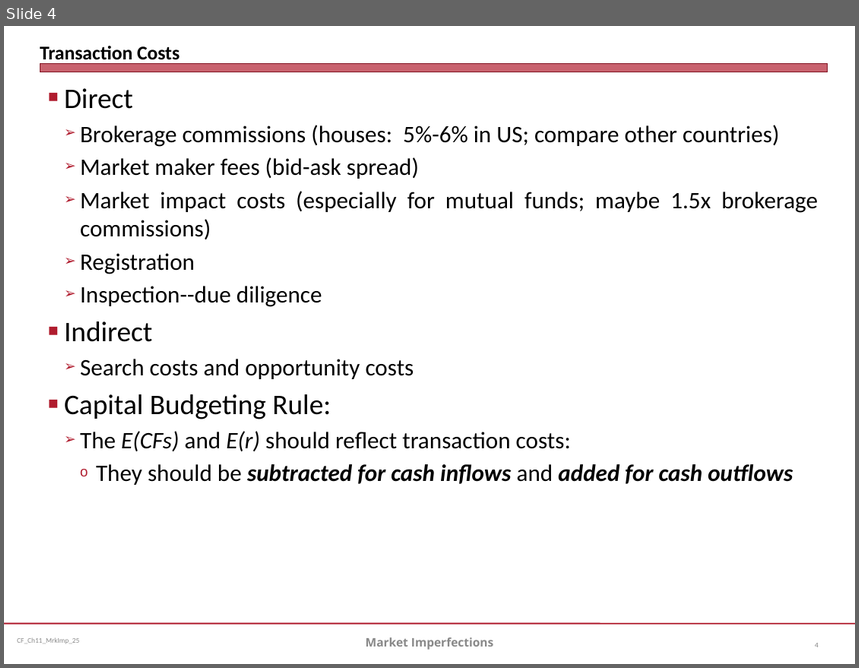
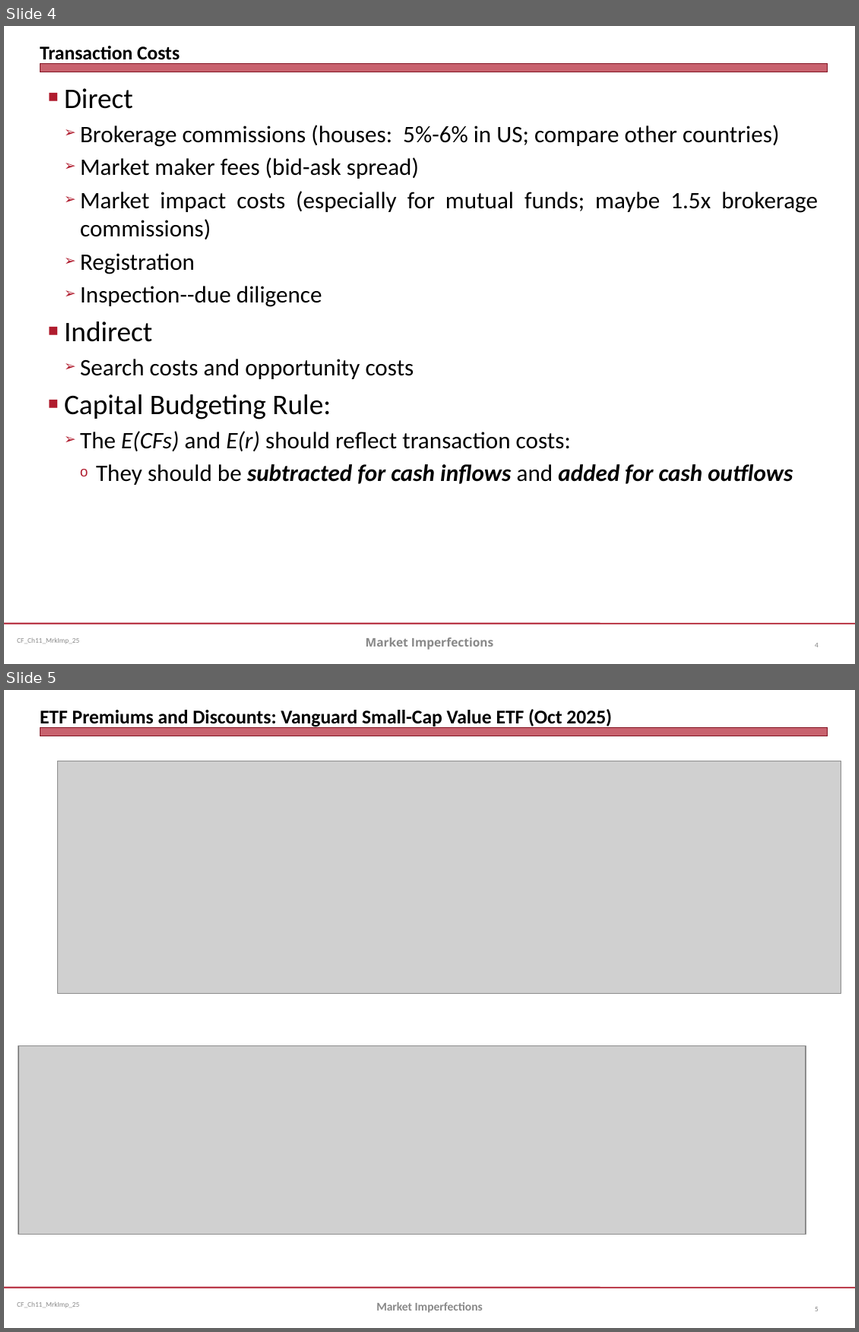
Before and after one commit to jmc877/Corporate-Finance, a slide deck: slides/CF_Ch11_MrkImp_25.pptx. Shown one above the other, each under a label of ours: slide 4 before the commit, slides 4 and 5 after it. The pictures are 859x668 and 859x1332 pixels, drawn with LibreOffice and Linux fonts; fonts in the diff are those of the drawing; grey boxes stand for pictures. Boxes give left, top, right and bottom in pixels: in the first picture for what was removed or moved away, otherwise in the second. Text is boxed around its words. In the diff, an @@ line names an element or a change of style, - is before the commit and + after.

```diff
--- a/slides/CF_Ch11_MrkImp_25.pptx
+++ b/slides/CF_Ch11_MrkImp_25.pptx
@@ slide 5 added at (x1=4, y1=690, x2=855, y2=1328), background #FFFFFF; not listed: 3 template elements that a slide beside it also shows @@
@@ title added at (x1=40, y1=709, x2=612, y2=728), 16.5 pt, text #000000, bold @@
+ETF Premiums and Discounts: Vanguard Small-Cap Value ETF (Oct 2025)
@@ picture added at (x1=58, y1=761, x2=841, y2=994) @@
@@ picture added at (x1=18, y1=1046, x2=806, y2=1235) @@
@@ text added at (x1=376, y1=1303, x2=483, y2=1313), 10 pt, text #898989, bold @@
+Market Imperfections
@@ page number added at (x1=815, y1=1307, x2=819, y2=1312), 6 pt, text #808080 @@
+5
```
Also in this commit, not shown: 2 other files.
